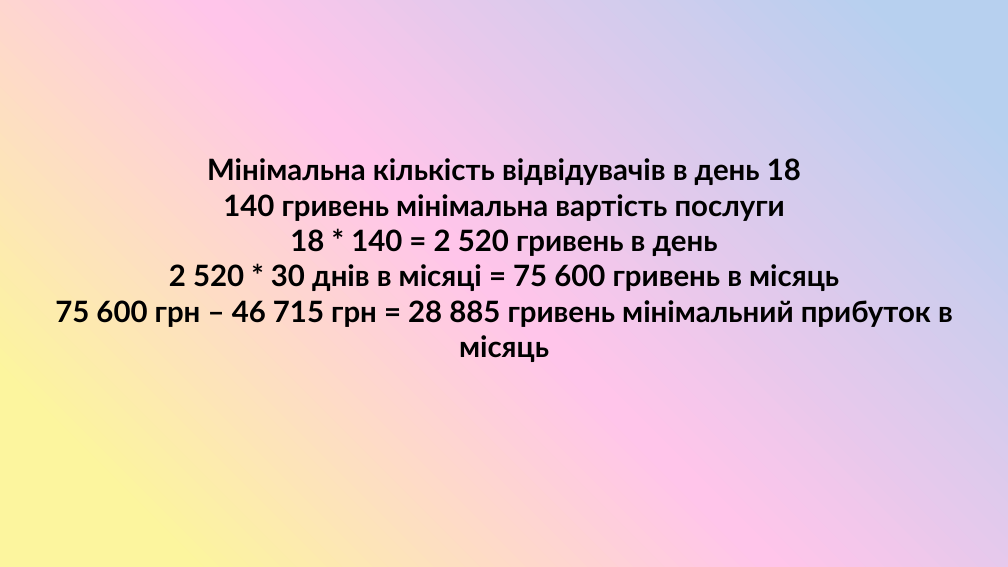
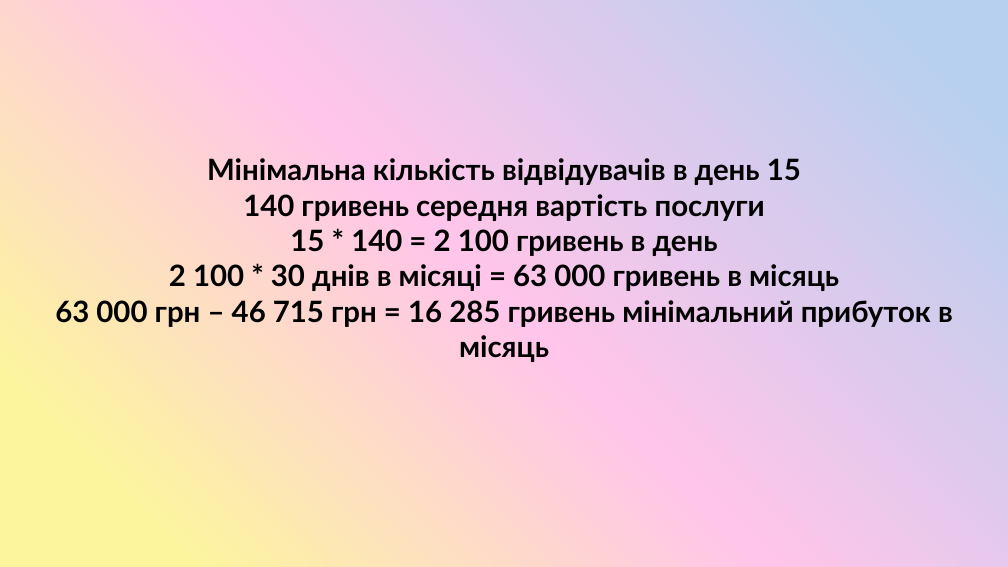
Before and after one commit to SashaGaran/Katya_diplomna, a slide deck: slide 13 of diplomna.pptx. Drawn at 1008x567 pixels with LibreOffice and Linux fonts; fonts in the diff are those of the drawing. Boxes give left, top, right and bottom in pixels: in the first picture for what was removed or moved away, otherwise in the second. Text is boxed around its words. In the diff, an @@ line names an element or a change of style, - is before the commit and + after.

```diff
--- a/diplomna.pptx
+++ b/diplomna.pptx
@@ text at bbox=[55, 158, 953, 362]: text changed @@
-Мінімальна кількість відвідувачів в день 18
-140 гривень мінімальна вартість послуги
-18 * 140 = 2 520 гривень в день
-2 520 * 30 днів в місяці = 75 600 гривень в місяць
-75 600 грн – 46 715 грн = 28 885 гривень мінімальний прибуток в місяць
+Мінімальна кількість відвідувачів в день 15
+140 гривень середня вартість послуги
+15 * 140 = 2 100 гривень в день
+2 100 * 30 днів в місяці = 63 000 гривень в місяць
+63 000 грн – 46 715 грн = 16 285 гривень мінімальний прибуток в місяць
```
